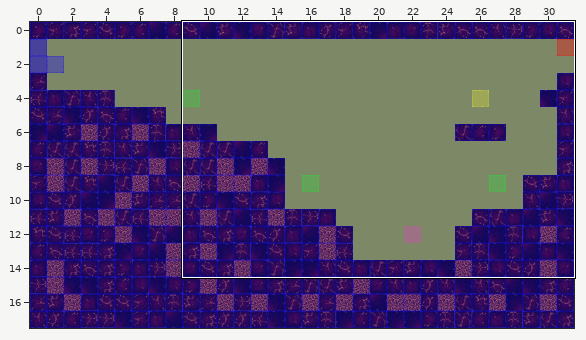
Two states of a Tiled map, Spellington/src/res/map/mapDungeon2.tmx. The picture above shows the old version from afar; the outline marks the close-up.
Close-up. The starting point:
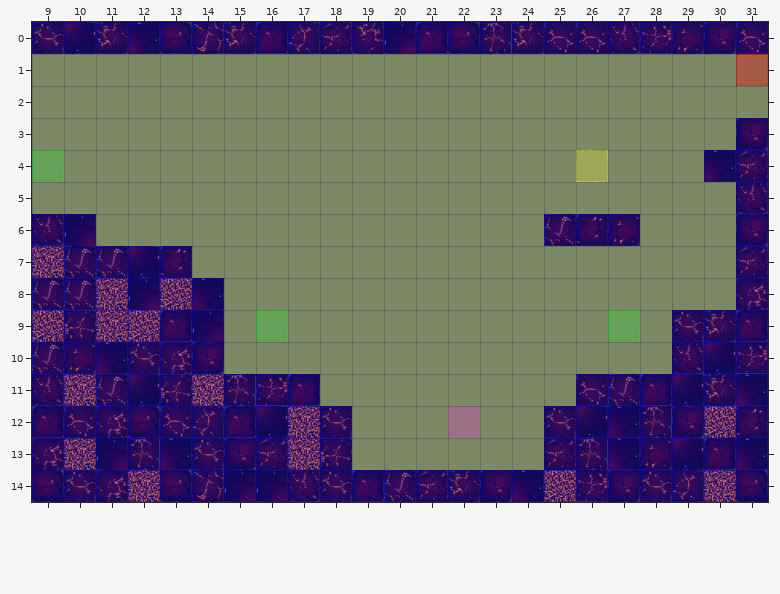
Cells are 50x50 px. Shown: x 9..31, y 0..14. The commit also changed other parts of the map, which this record leaves out.
Now the later version:
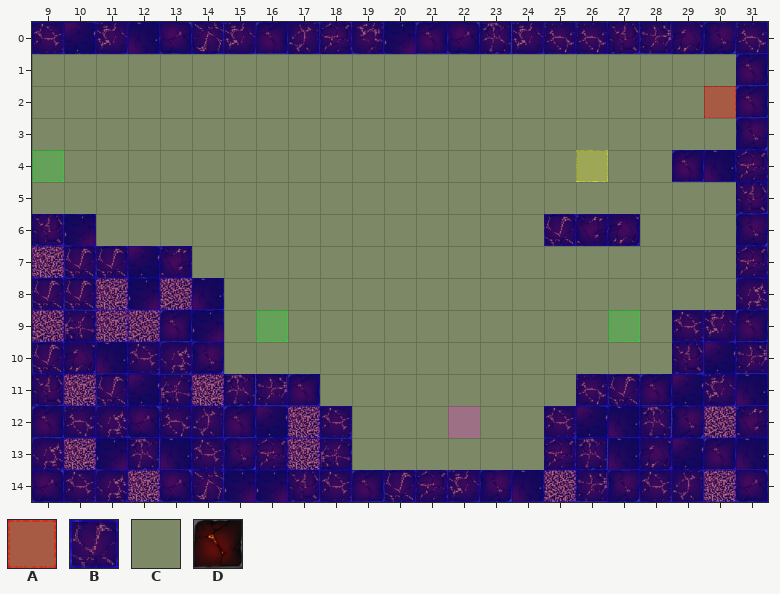
Key: from "collisionTile": A 0, B 3, C 11; from "dungeonTile": D 36.
_ is an empty cell.
See-through tiles are keyed as they look on the map.
What changed:
Layer "terrain":
y 1..2: x 31 _ -> D
y 4: x 29 _ -> D
Layer "collision":
y 1..2: x 31 C -> B
y 4: x 29 C -> B
Layer "event":
y 1: x 31 A -> _
y 2: x 30 _ -> A
Where, in picture pixels (left, top, right, bottom), the same in both close-ups:
changed: (704, 54, 768, 118)
changed: (672, 150, 704, 182)
